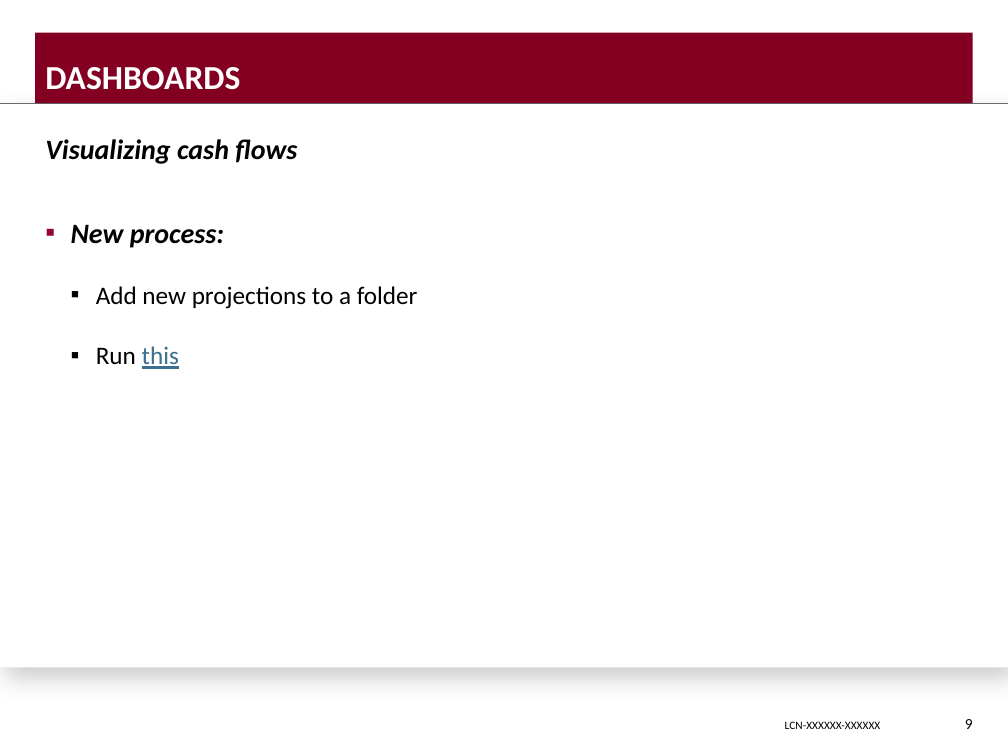
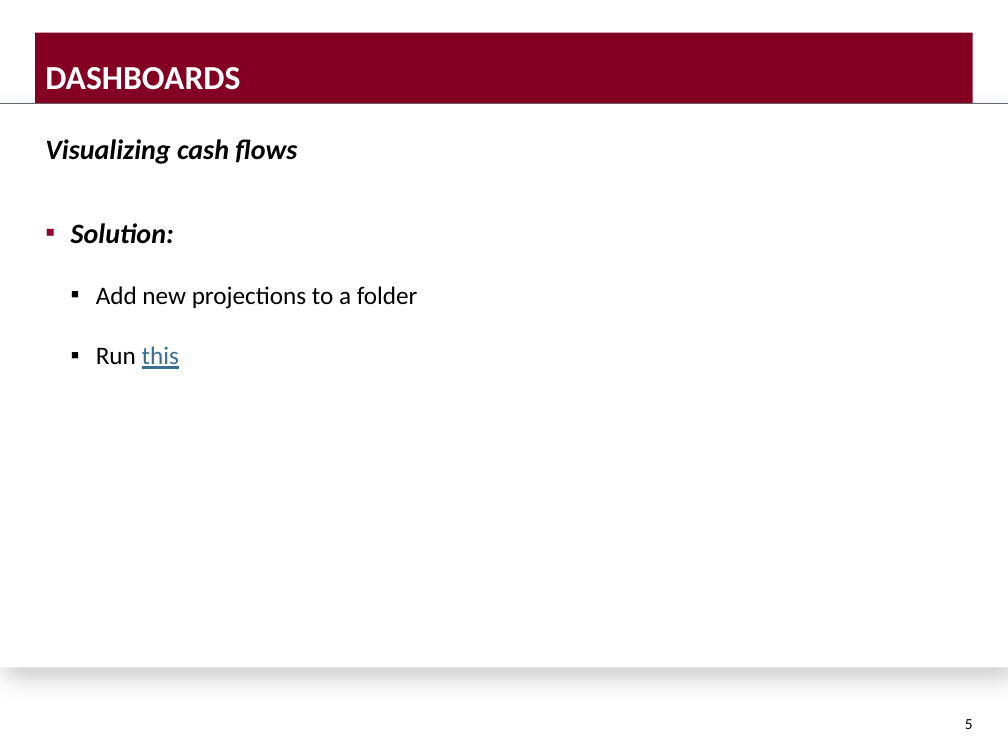
Before and after one commit to DavisVaughan/slides, a slide deck: slide 5 of final-presentation/final-presentation-davis-vaughan.pptx (slide 9 before the commit). Drawn at 1008x756 pixels with LibreOffice and Linux fonts; fonts in the diff are those of the drawing; background and template pictures are left out. Boxes give left, top, right and bottom in pixels: in the first picture for what was removed or moved away, otherwise in the second. Text is boxed around its words. In the diff, an @@ line names an element or a change of style, - is before the commit and + after.

```diff
--- a/final-presentation/final-presentation-davis-vaughan.pptx
+++ b/final-presentation/final-presentation-davis-vaughan.pptx
@@ text at (71, 223, 174, 244): text changed @@
-▪ New process:
+▪ Solution:
@@ page number at (965, 719, 973, 729): text changed @@
-9
+5
@@ text removed at (785, 721, 881, 729) @@
-LCN-XXXXXX-XXXXXX
```
Also in this commit, not shown: 19 other slides changed, 1 slide added, 2 slides removed, 5 other files.
